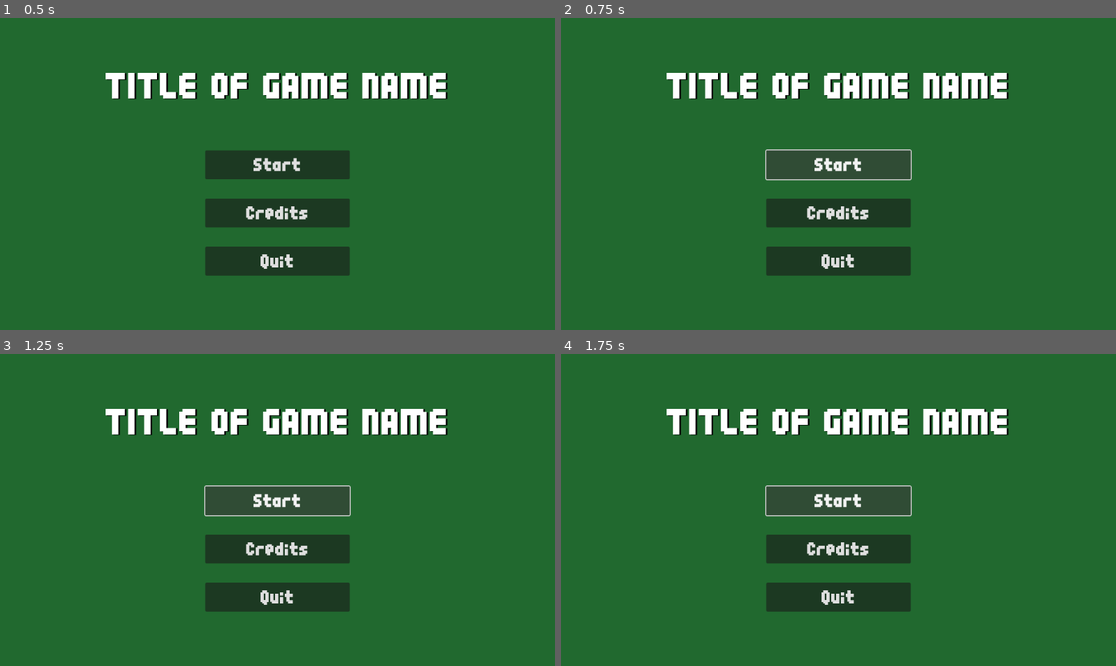
Above: before the commit, frames 1-4 (two rows, left to right).
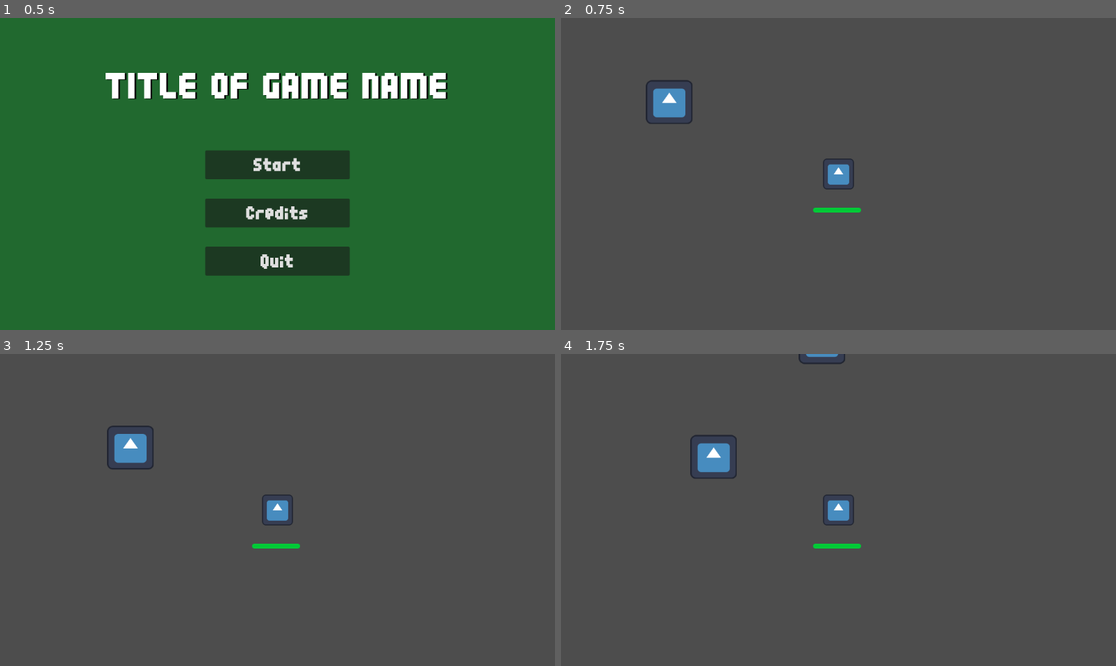
Above: after the commit, the same moments.

Repository: Laozey/Beginner-Game-Jam-2024
Game: Godot game, scene res://UI_UX/title_screen.tscn
The game is run twice, just before and just after one commit, with the same random seed, the same clock (stepped at 60 frames per second) and the same inputs. This scene is started directly instead of the project's main scene. The engine's default icon, where the game draws it, is replaced by a stand-in: a white triangle on a blue panel in a dark square.
Inputs (mouse positions are in pixels of both pictures, inside the frame that each line leads up to):
- Up to frame 1 (0.5 s): no input
- Up to frame 2 (0.75 s): click "Start" at 0.5 s
- Up to frame 3 (1.25 s): no input
- Up to frame 4 (1.75 s): click (838, 500) at 1.25 s, where only the run before the commit has a clickable "Start"

Frame 1 is identical in both runs. In frame 2, 100% of the frame differs, in the area x 0-100%, y 0-100%; in frame 3, 100%; in frame 4, 100%.
Error after the commit: Invalid access to property or key 'projectile_count' on a base object of type 'Nil'. (res://Weapons/weapon.gd:12)

Commit message:
Update TitleScreen.gd

Diff:
--- a/UI_UX/TitleScreen.gd
+++ b/UI_UX/TitleScreen.gd
@@ -4,12 +4,10 @@
 	MusicPlayer.play_music_title()
 
 func _on_start_button_pressed():
-	get_tree().change_scene_to_file("res://Levels/test_level.gd") #Put the Game Scene Here
-
+	get_tree().change_scene_to_file("res://Levels/test_level.tscn") #Put the Game Scene Here
 
 func _on_quit_button_pressed():
 	get_tree().quit()
 
-
 func _on_credit_button_pressed():
 	get_tree().change_scene_to_file("res://UI_UX/credits.tscn")
